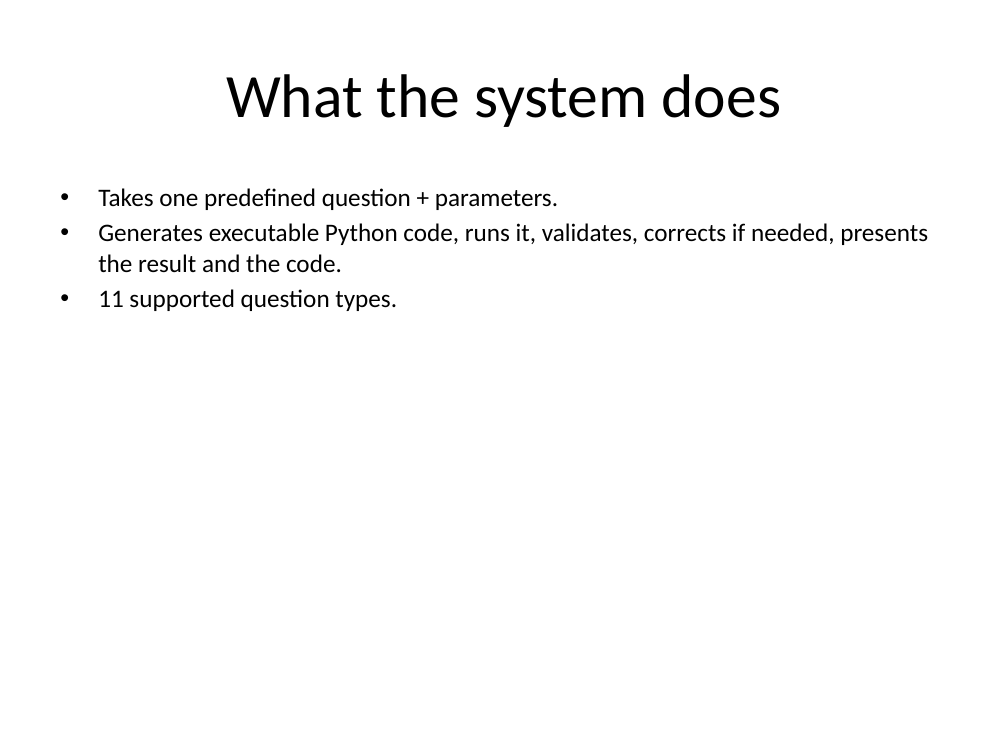
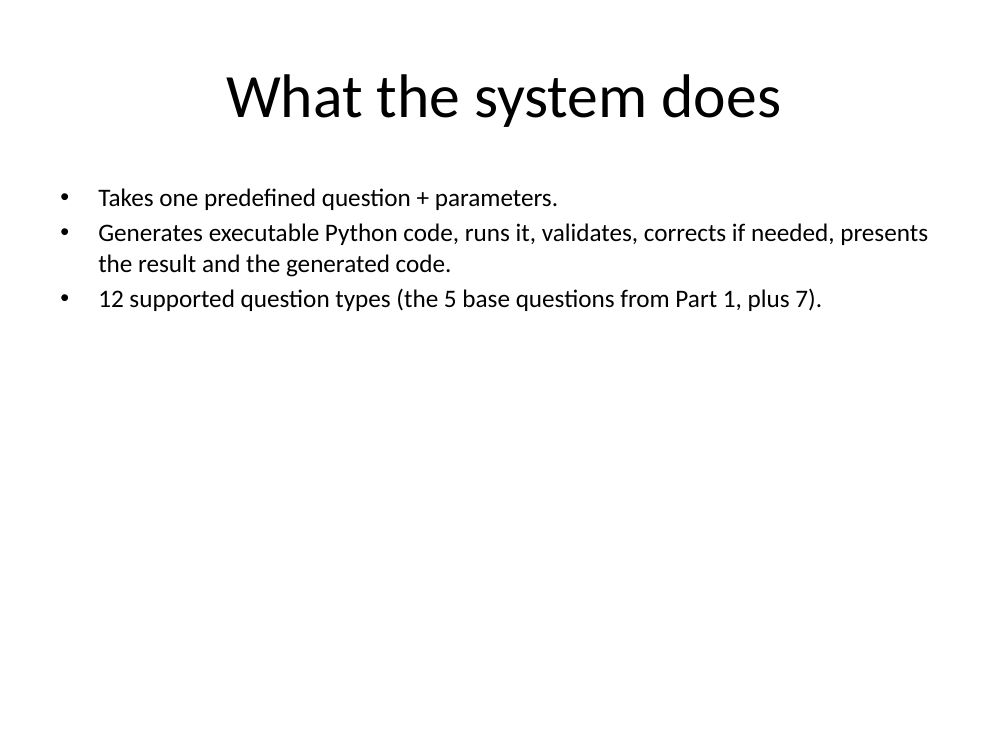
Before and after one commit to alonengel/seminar-project, a slide deck: slide 4 of docs/Clinical_Lab_Analysis_System.pptx (slide 3 before the commit). Drawn at 1008x756 pixels with LibreOffice and Linux fonts; fonts in the diff are those of the drawing. Boxes give left, top, right and bottom in pixels: in the first picture for what was removed or moved away, otherwise in the second. Text is boxed around its words. In the diff, an @@ line names an element or a change of style, - is before the commit and + after.

Commit message:
Refresh presentation deck: 12 questions, LLM/code-gen, Part-1 data slide.
Regenerate the .pptx from SLIDES.md (now 14 slides), add a reproducible docs/build_pptx.py builder, and align with the Part 1 dataset document.

```diff
--- a/docs/Clinical_Lab_Analysis_System.pptx
+++ b/docs/Clinical_Lab_Analysis_System.pptx
@@ text at bbox=[98, 223, 928, 311]: text changed @@
-• Generates executable Python code, runs it, validates, corrects if needed, presents the result and the code.
-• 11 supported question types.
+• Generates executable Python code, runs it, validates, corrects if needed, presents the result and the generated code.
+• 12 supported question types (the 5 base questions from Part 1, plus 7).
```
Also in this commit, not shown: 10 other slides changed, 2 slides added, 4 other files.
